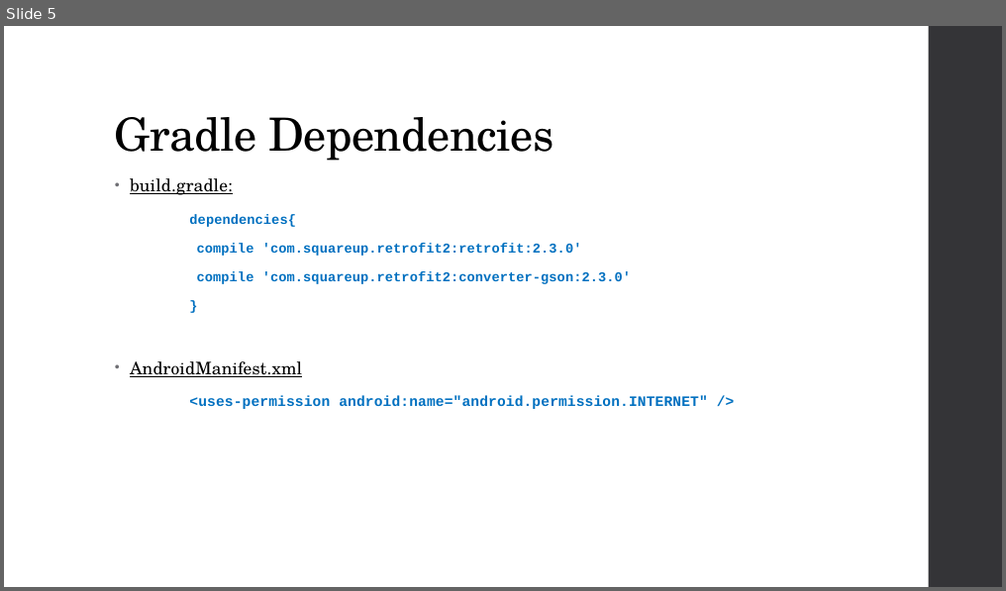
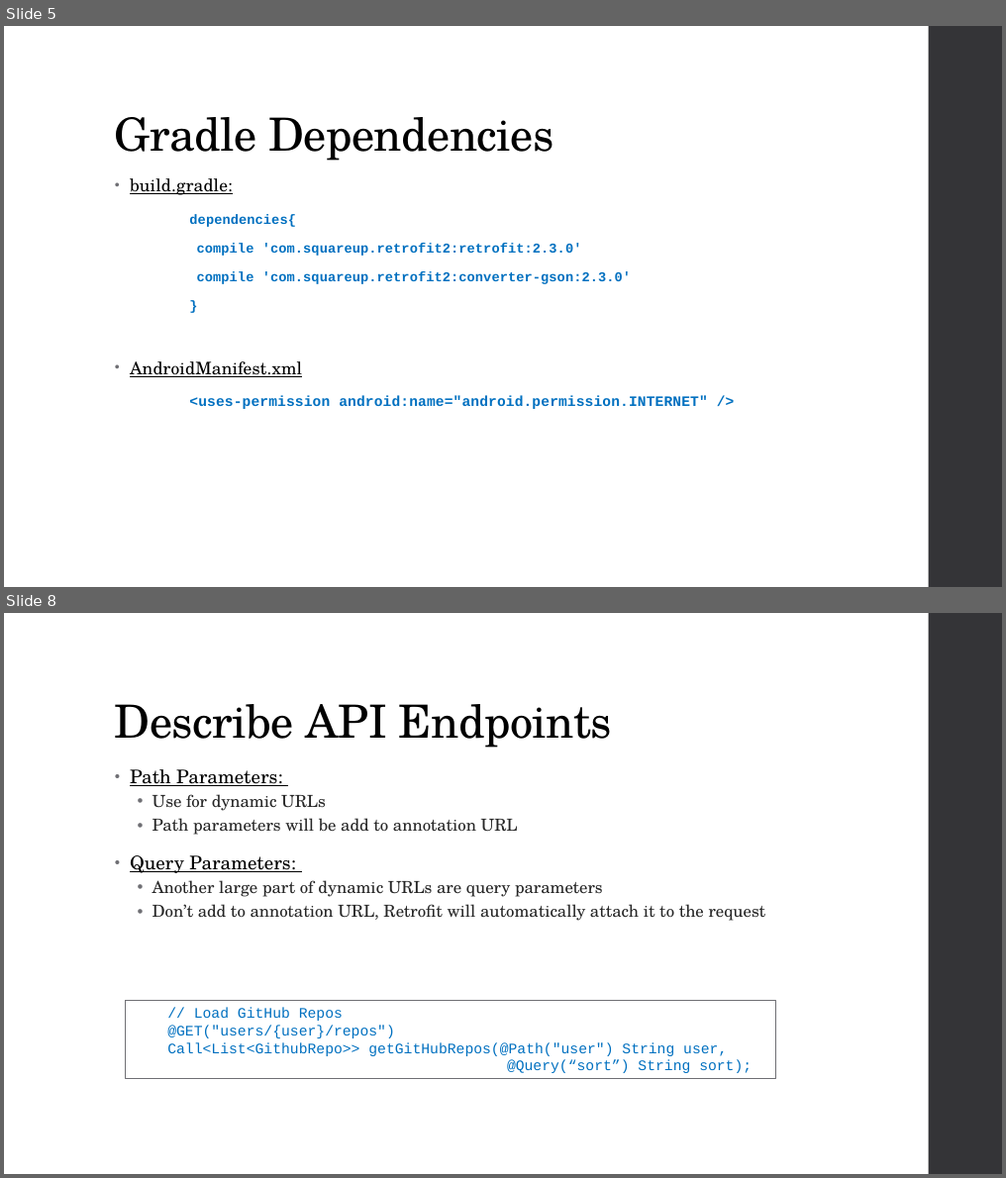
Before and after one commit to manhterry93/RetrofitExample, a slide deck: Docs/Slide.pptx. Shown one above the other, each under a label of ours: slide 5 before the commit, slides 5 and 8 after it; the slides between them are not shown. The pictures are 1006x591 and 1006x1178 pixels, drawn with LibreOffice and Linux fonts; fonts in the diff are those of the drawing. Boxes give left, top, right and bottom in pixels: in the first picture for what was removed or moved away, otherwise in the second. Text is boxed around its words. In the diff, an @@ line names an element or a change of style, - is before the commit and + after.

```diff
--- a/Docs/Slide.pptx
+++ b/Docs/Slide.pptx
@@ slide 8 added at [4, 613, 1002, 1174], background #FFFFFF; not listed: 1 template element that a slide beside it also shows @@
@@ title added at [115, 704, 613, 748], 44 pt, text #000000 @@
+Describe API Endpoints
@@ text added at [130, 769, 766, 921], 16 pt, text #262626 @@
+• Path Parameters:
+  • Use for dynamic URLs
+  • Path parameters will be add to annotation URL
+• Query Parameters:
+  • Another large part of dynamic URLs are query parameters
+  • Don’t add to annotation URL, Retrofit will automatically attach it to the request
@@ rectangle added at [126, 1001, 776, 1078], fill #FFFFFF, outline #6F6F74 1.1 pt, 14 pt, text #0070C0 @@
+// Load GitHub Repos
+@GET("users/{user}/repos")
+Call<List<GithubRepo>> getGitHubRepos(@Path("user") String user,
+@Query(“sort”) String sort);
```
Also in this commit, not shown: 2 slides changed, 5 other slides added.
